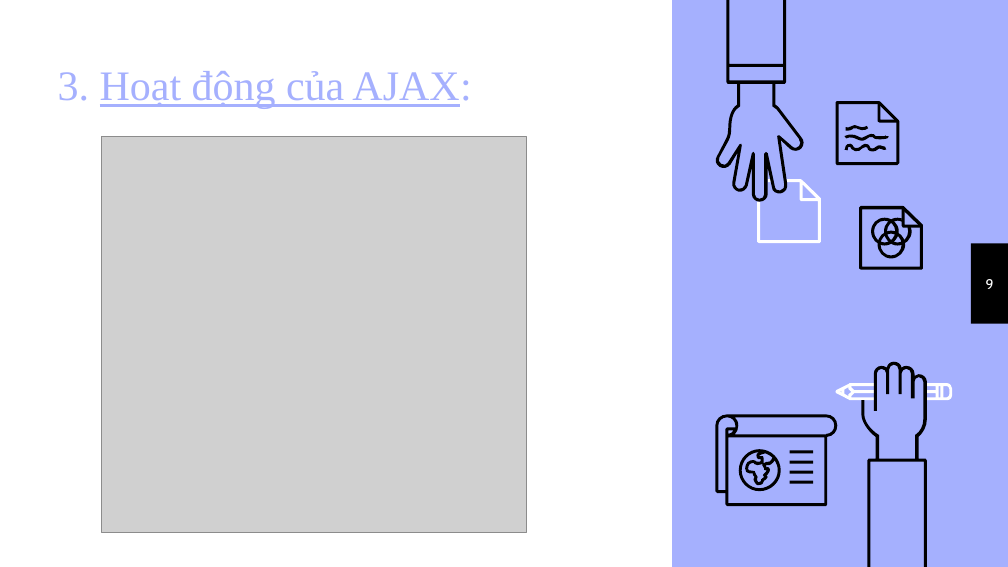
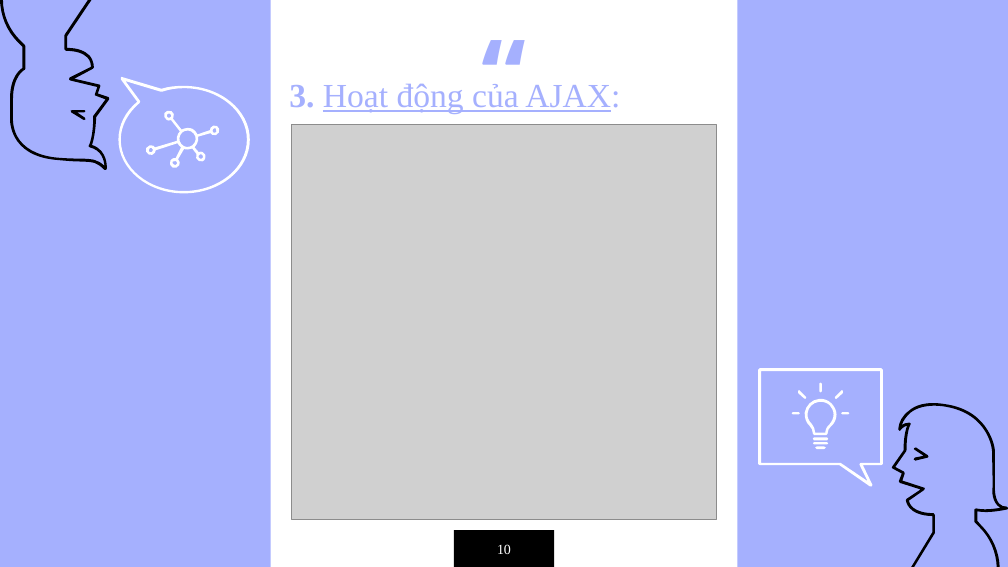
Before and after one commit to covid21team/ShopingDevice, a slide deck: slide 13 of AJAX/Roderigo · SlidesCarnival.pptx. Drawn at 1008x567 pixels with LibreOffice and Linux fonts; fonts in the diff are those of the drawing; grey boxes stand for pictures. Boxes give left, top, right and bottom in pixels: in the first picture for what was removed or moved away, otherwise in the second. Text is boxed around its words. In the diff, an @@ line names an element or a change of style, - is before the commit and + after.

```diff
--- a/AJAX/Roderigo · SlidesCarnival.pptx
+++ b/AJAX/Roderigo · SlidesCarnival.pptx
@@ freeform shape resized from (x1=716, y1=0, x2=804, y2=202) to (x1=0, y1=0, x2=110, y2=170) @@
@@ rectangle resized from (x1=0, y1=0, x2=672, y2=566) to (x1=270, y1=0, x2=737, y2=566) @@
@@ text added at (x1=396, y1=2, x2=612, y2=74), 72 pt, text #A5B0FE, bold @@
+“
@@ text "3. Hoạt động của AJAX:" moved from (x1=58, y1=71, x2=471, y2=109) to (x1=289, y1=84, x2=620, y2=113) @@
@@ text "3. Hoạt động của AJAX:" at (x1=289, y1=84, x2=620, y2=113): size 30 to 24 pt; bold on in "3." @@
@@ freeform shape added at (x1=119, y1=77, x2=250, y2=193), fill #FFFFFF @@
@@ freeform shape added at (x1=71, y1=110, x2=86, y2=120), fill #000000 @@
@@ freeform shape resized from (x1=757, y1=179, x2=821, y2=243) to (x1=145, y1=110, x2=220, y2=168) @@
@@ picture moved from (x1=102, y1=137, x2=526, y2=533) to (x1=292, y1=124, x2=717, y2=520) @@
@@ group removed at (x1=768, y1=101, x2=922, y2=269): 11 freeform shapes @@
@@ rectangle removed at (x1=971, y1=244, x2=1008, y2=325) @@
@@ text removed at (x1=986, y1=279, x2=994, y2=289) @@
-9
@@ freeform shape resized from (x1=716, y1=414, x2=838, y2=506) to (x1=758, y1=368, x2=883, y2=486) @@
@@ freeform shape at (x1=758, y1=368, x2=883, y2=486): fill #000000 to #FFFFFF @@
@@ group added at (x1=791, y1=383, x2=928, y2=461): 8 freeform shapes @@
@@ freeform shape resized from (x1=836, y1=383, x2=874, y2=400) to (x1=804, y1=398, x2=837, y2=434) @@
@@ freeform shape resized from (x1=927, y1=383, x2=953, y2=400) to (x1=835, y1=390, x2=844, y2=399) @@
@@ freeform shape resized from (x1=862, y1=362, x2=927, y2=567) to (x1=892, y1=401, x2=1008, y2=567) @@
@@ group removed at (x1=739, y1=450, x2=812, y2=492): 4 rectangles, 1 freeform shape @@
@@ rectangle added at (x1=454, y1=530, x2=555, y2=567), fill #000000 @@
@@ text added at (x1=497, y1=544, x2=511, y2=554), 10 pt, text #FFFFFF @@
+10
```
Also in this commit, not shown: 1 other slide changed, 8 other files.
